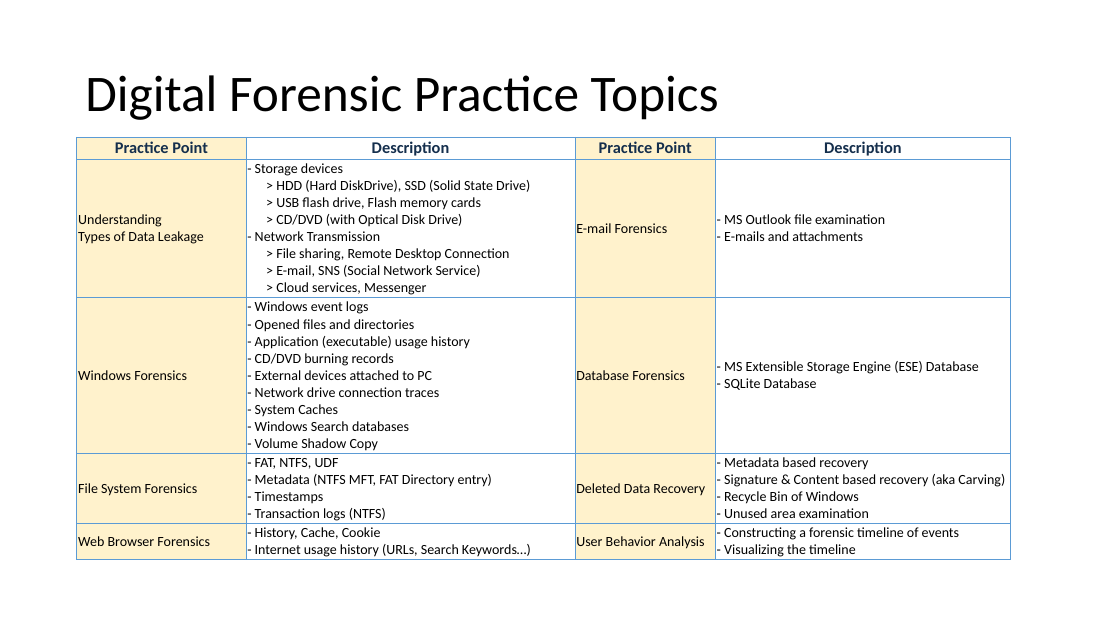
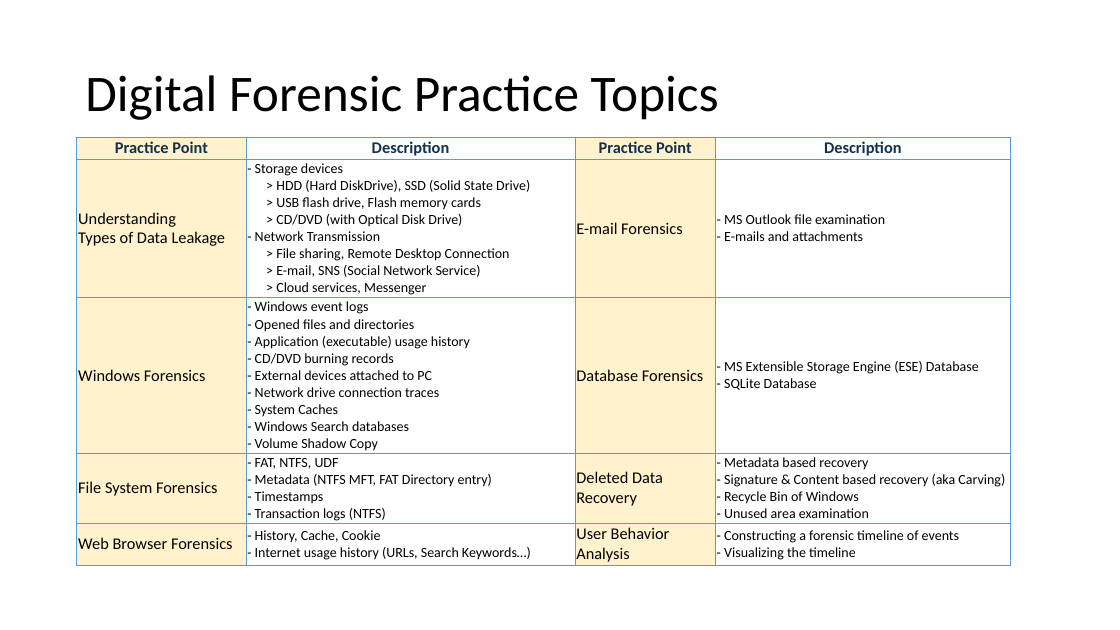
Before and after one commit to frankwxu/digital-forensics-lab, a slide deck: slide 7 of NIST_Data_Leakage_Case/NIST_Data_Leakage_00_Env_Setting.pptx. Drawn at 1120x630 pixels with LibreOffice and Linux fonts; fonts in the diff are those of the drawing; background and template pictures are left out. Boxes give left, top, right and bottom in pixels: in the first picture for what was removed or moved away, otherwise in the second. Text is boxed around its words. In the diff, an @@ line names an element or a change of style, - is before the commit and + after.

Commit message:
imporve readability NIST_data_leakage_01_registry.ppt

```diff
--- a/NIST_Data_Leakage_Case/NIST_Data_Leakage_00_Env_Setting.pptx
+++ b/NIST_Data_Leakage_Case/NIST_Data_Leakage_00_Env_Setting.pptx
@@ table at box(77, 138, 1011, 566) @@
@@ size 12 to 14 pt in "Understanding Types of Data Leakage", "E-mail Forensics", "Windows Forensics", "Database Forensics" and 4 more places @@
```
Also in this commit, not shown: 3 other slides changed, 1 slide added, 21 other files.
